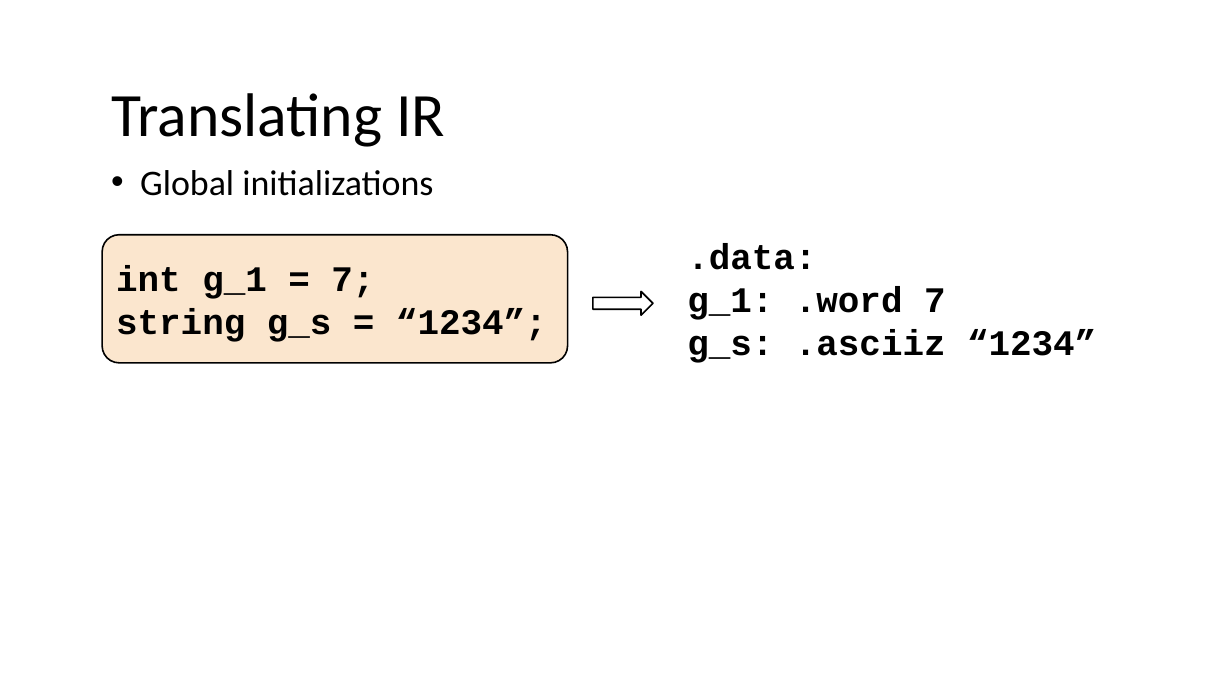
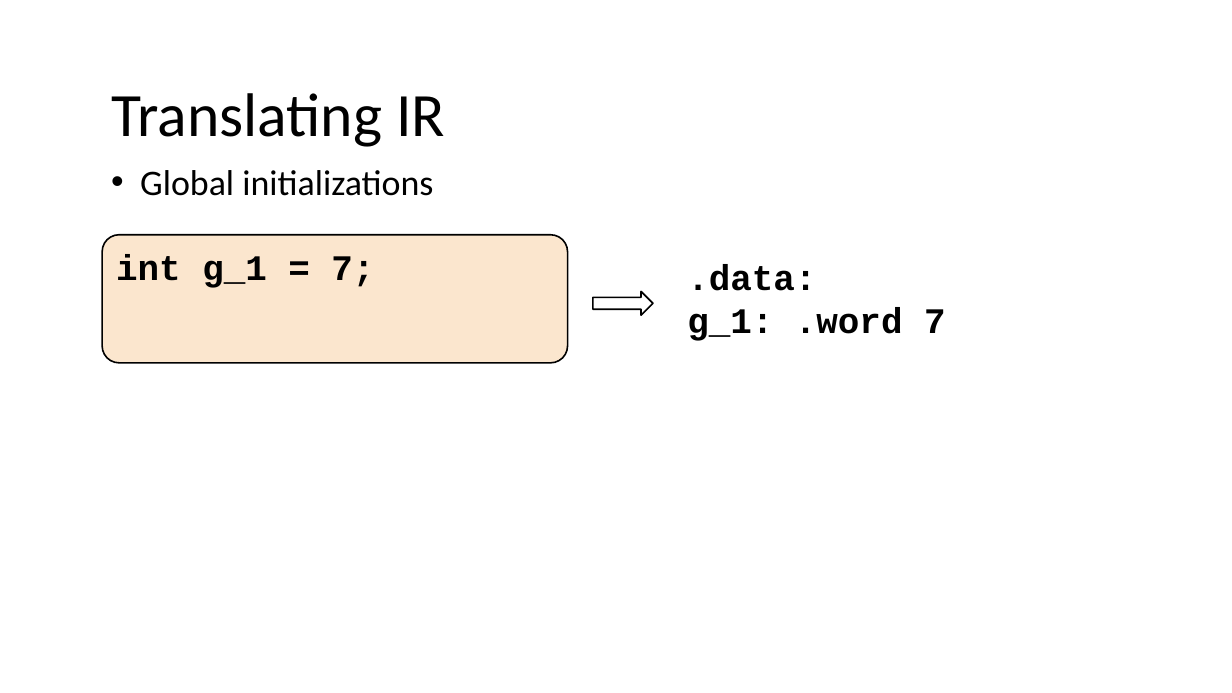
Before and after one commit to nivshani/compilation, a slide deck: slide 46 of slides/codegen.pptx. Drawn at 1232x693 pixels with LibreOffice and Linux fonts; fonts in the diff are those of the drawing. Boxes give left, top, right and bottom in pixels: in the first picture for what was removed or moved away, otherwise in the second. Text is boxed around its words. In the diff, an @@ line names an element or a change of style, - is before the commit and + after.

```diff
--- a/slides/codegen.pptx
+++ b/slides/codegen.pptx
@@ rounded rectangle "int g_1 = 7;" at (x1=103, y1=235, x2=568, y2=363): vertical alignment middle to top @@
@@ text in rounded rectangle at (x1=116, y1=309, x2=547, y2=342): paragraph removed @@
-string g_s = “1234”;
@@ text at (x1=687, y1=330, x2=1096, y2=363): paragraph removed @@
-g_s: .asciiz “1234”
```
Also in this commit, not shown: 1 other file.
